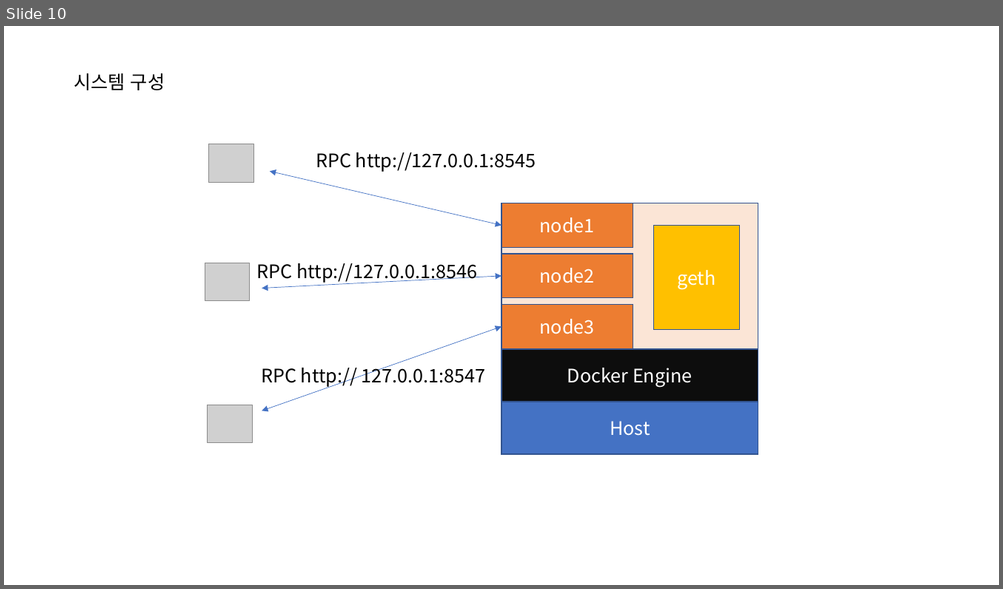
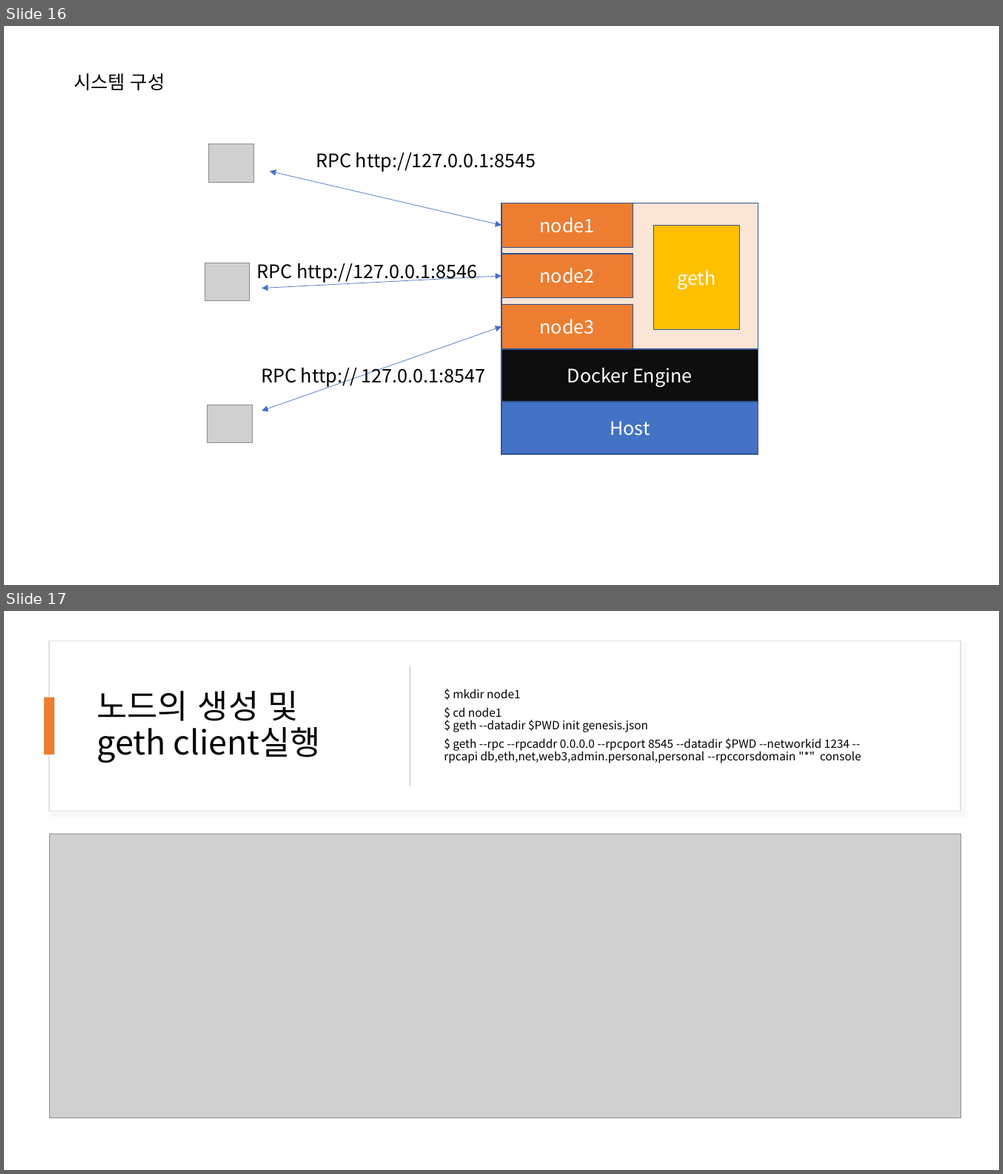
Before and after one commit to hypermusic80/eth_web3, a slide deck: 이더리움구축.pptx. Shown one above the other, each under a label of ours: slide 10 before the commit, slides 16 and 17 after it. The pictures are 1003x589 and 1003x1174 pixels, drawn with LibreOffice and Linux fonts; fonts in the diff are those of the drawing; grey boxes stand for pictures. Boxes give left, top, right and bottom in pixels: in the first picture for what was removed or moved away, otherwise in the second. Text is boxed around its words. In the diff, an @@ line names an element or a change of style, - is before the commit and + after.

```diff
--- a/이더리움구축.pptx
+++ b/이더리움구축.pptx
@@ slide 17 added at <box>4,611,999,1170</box>, background #FFFFFF @@
@@ rectangle added at <box>50,641,961,811</box>, fill #FFFFFF, outline #E1E1E1 1 pt @@
@@ rectangle added at <box>409,667,410,786</box>, fill #D5D5D5 @@
@@ rectangle added at <box>44,698,55,755</box>, fill #ED7D31 @@
@@ text added at <box>96,691,321,763</box>, 32 pt, text #000000 @@
+노드의 생성 및 geth client실행
@@ text added at <box>444,689,861,763</box>, 11 pt, text #000000 @@
+$ mkdir node1
+$ cd node1
+$ geth --datadir $PWD init genesis.json
+$ geth --rpc --rpcaddr 0.0.0.0 --rpcport 8545 --datadir $PWD --networkid 1234 --rpcapi db,eth,net,web3,admin.personal,personal --rpccorsdomain "*" console
@@ picture added at <box>50,834,961,1119</box> @@
@@ what was slide 10 is now slide 16 @@
```
Also in this commit, not shown: 2 slides changed, 11 other slides added.
